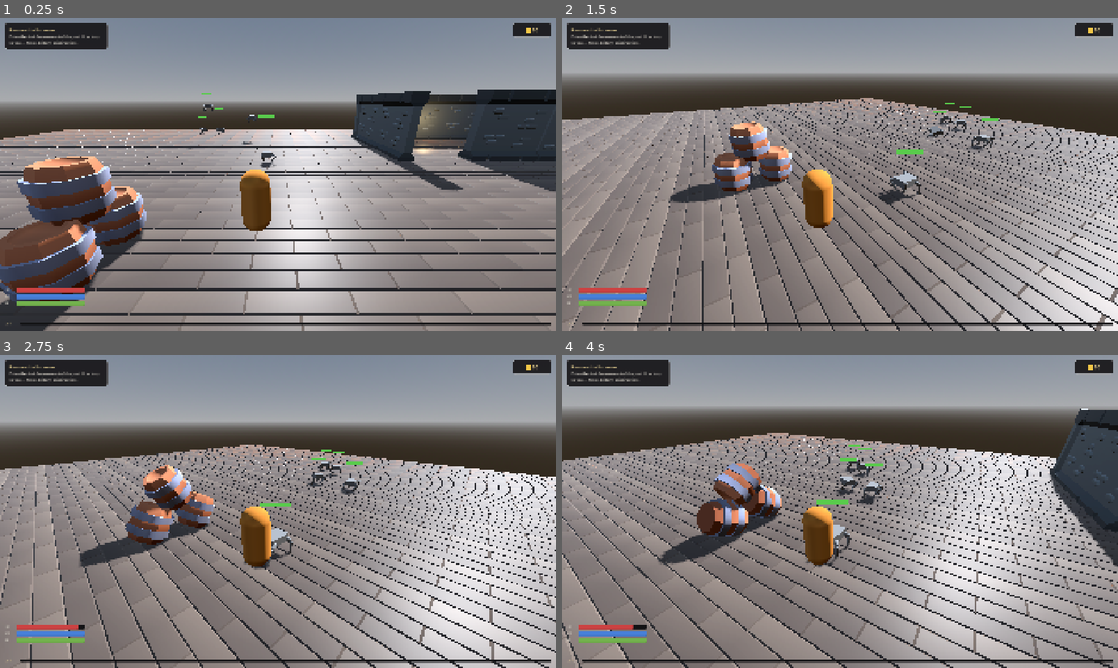
Above: before the commit, frames 1-4 (two rows, left to right).
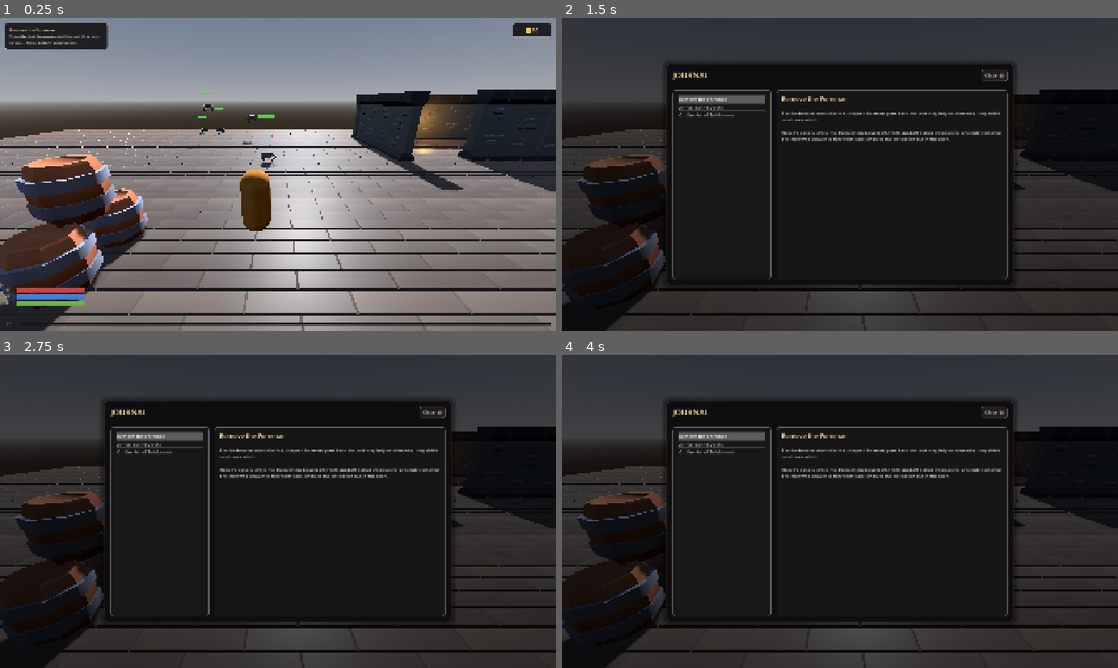
Above: after the commit, the same moments.

Repository: Uziel-8/OAI-3D-Sandbox
Game: Godot game, scene res://Scenes/level.tscn
Same seed, same stepped clock (60 frames per second), same inputs: the game is played once before the commit and once after it.
Inputs (mouse positions are in pixels of both pictures, inside the frame that each line leads up to):
- Up to frame 1 (0.25 s): no input
- Up to frame 2 (1.5 s): tap Enter (ui_accept) at 0.5, 0.77 s; move the mouse to (962, 158) at 0.52 s; hold Right (ui_right) 0.53-1.28 s; hold J (journal, bound only after the commit) 0.53-1.28 s; click (962, 158) at 0.67 s; move the mouse to (812, 174) at 1.27 s; hold Up (ui_up) from 1.28 s (still down); click (812, 174) at 1.35 s
- Up to frame 3 (2.75 s): keep holding Up (ui_up); tap Enter (ui_accept) at 1.52 s; tap J (journal, bound only after the commit) at 1.55 s; move the mouse to (289, 505) at 2.02 s; hold J (journal, bound only after the commit) from 2.03 s (still down); right-click (289, 505) at 2.1 s; click (289, 505) at 2.17 s
- Up to frame 4 (4 s): keep holding Up (ui_up); move the mouse to (834, 517) at 2.77 s; release J (journal, bound only after the commit) at 2.78 s; tap Mouse wheel down (magic_scroll_down) at 2.85 s; click (834, 517) at 2.92 s; tap Enter (ui_accept) at 3.02, 3.77 s; tap J (journal, bound only after the commit) at 3.05 s; move the mouse to (878, 514) at 3.52 s; hold J (journal, bound only after the commit) from 3.53 s (still down); tap Mouse wheel up (magic_scroll_up) at 3.6 s; click (878, 514) at 3.67 s

The runs differ from the first frame. In frame 1, 5.9% of the frame differs, in the area x 0-100%, y 27-94%; in frame 2, 93%; in frame 3, 94%, in the area x 0-100%, y 0-100%; in frame 4, 91%.

Commit message:
Claude added journal for tracking quests and such, and fixed a bug with the projectiles hitting terrain. I started on a new level and messed with some lighting stuff.

Diff:
--- a/Objects/barrel.tscn
+++ b/Objects/barrel.tscn
@@ -3,9 +3,9 @@
 [ext_resource type="PackedScene" uid="uid://b8rm8yy3l0ci0" path="res://Graphics/Pirate/barrel.glb" id="1_sfr48"]
 [ext_resource type="PackedScene" uid="uid://dvito1lehljda" path="res://Components/damage_receiver.tscn" id="2_receiver"]
 
-[sub_resource type="CapsuleShape3D" id="CapsuleShape3D_3xd07"]
+[sub_resource type="CylinderShape3D" id="CylinderShape3D_virci"]
+height = 0.6
 radius = 0.3
-height = 0.6875
 
 [node name="Barrel" type="RigidBody3D" unique_id=1793100144 groups=["grabbable"]]
 
@@ -13,7 +13,7 @@
 
 [node name="CollisionShape3D" type="CollisionShape3D" parent="." unique_id=792436158]
 transform = Transform3D(2, 0, 0, 0, 2, 0, 0, 0, 2, 0, 0.6125002, 0)
-shape = SubResource("CapsuleShape3D_3xd07")
+shape = SubResource("CylinderShape3D_virci")
 
-[node name="DamageReceiver" parent="." instance=ExtResource("2_receiver")]
+[node name="DamageReceiver" parent="." unique_id=284724693 instance=ExtResource("2_receiver")]
 max_health = 20.0
--- /dev/null
+++ b/Scenes/UI/journal_screen.tscn
@@ -0,0 +1,137 @@
+[gd_scene load_steps=4 format=3]
+
+[ext_resource type="Script" path="res://Scripts/UI/journal_screen.gd" id="1_script"]
+[ext_resource type="Theme" path="res://Scenes/UI/inventory_theme.tres" id="2_theme"]
+
+[sub_resource type="StyleBoxFlat" id="StyleBoxFlat_frame"]
+bg_color = Color(0.055, 0.05, 0.06, 0.98)
+corner_radius_top_left = 12
+corner_radius_top_right = 12
+corner_radius_bottom_right = 12
+corner_radius_bottom_left = 12
+border_width_left = 2
+border_width_top = 2
+border_width_right = 2
+border_width_bottom = 2
+border_color = Color(0.55, 0.42, 0.22, 0.6)
+content_margin_left = 22.0
+content_margin_top = 18.0
+content_margin_right = 22.0
+content_margin_bottom = 18.0
+shadow_size = 20
+shadow_color = Color(0, 0, 0, 0.5)
+
+[node name="JournalUI" type="CanvasLayer"]
+process_mode = 3
+layer = 10
+
+[node name="Screen" type="Control" parent="."]
+process_mode = 3
+theme = ExtResource("2_theme")
+anchors_preset = 15
+anchor_right = 1.0
+anchor_bottom = 1.0
+grow_horizontal = 2
+grow_vertical = 2
+script = ExtResource("1_script")
+
+[node name="Backdrop" type="ColorRect" parent="Screen"]
+layout_mode = 1
+anchors_preset = 15
+anchor_right = 1.0
+anchor_bottom = 1.0
+grow_horizontal = 2
+grow_vertical = 2
+mouse_filter = 0
+color = Color(0, 0, 0, 0.62)
+
+[node name="Center" type="CenterContainer" parent="Screen"]
+layout_mode = 1
+anchors_preset = 15
+anchor_right = 1.0
+anchor_bottom = 1.0
+grow_horizontal = 2
+grow_vertical = 2
+
+[node name="Frame" type="PanelContainer" parent="Screen/Center"]
+layout_mode = 2
+custom_minimum_size = Vector2(1200, 760)
+theme_override_styles/panel = SubResource("StyleBoxFlat_frame")
+
+[node name="Layout" type="VBoxContainer" parent="Screen/Center/Frame"]
+layout_mode = 2
+theme_override_constants/separation = 14
+
+[node name="Header" type="HBoxContainer" parent="Screen/Center/Frame/Layout"]
+layout_mode = 2
+
+[node name="Title" type="Label" parent="Screen/Center/Frame/Layout/Header"]
+layout_mode = 2
+theme_override_colors/font_color = Color(0.95, 0.86, 0.6, 1)
+theme_override_font_sizes/font_size = 28
+text = "JOURNAL"
+
+[node name="HeaderSpacer" type="Control" parent="Screen/Center/Frame/Layout/Header"]
+layout_mode = 2
+size_flags_horizontal = 3
+
+[node name="CloseButton" type="Button" parent="Screen/Center/Frame/Layout/Header"]
+unique_name_in_owner = true
+layout_mode = 2
+text = "Close  (J)"
+
+[node name="Sep1" type="HSeparator" parent="Screen/Center/Frame/Layout"]
+layout_mode = 2
+
+[node name="Body" type="HBoxContainer" parent="Screen/Center/Frame/Layout"]
+layout_mode = 2
+size_flags_vertical = 3
+theme_override_constants/separation = 20
+
+[node name="EntryListPanel" type="PanelContainer" parent="Screen/Center/Frame/Layout/Body"]
+layout_mode = 2
+custom_minimum_size = Vector2(340, 0)
+
+[node name="EntryList" type="ItemList" parent="Screen/Center/Frame/Layout/Body/EntryListPanel"]
+unique_name_in_owner = true
+layout_mode = 2
+size_flags_horizontal = 3
+size_flags_vertical = 3
+theme_override_font_sizes/font_size = 16
+auto_height = true
+
+[node name="ContentPanel" type="PanelContainer" parent="Screen/Center/Frame/Layout/Body"]
+layout_mode = 2
+size_flags_horizontal = 3
+
+[node name="ContentVBox" type="VBoxContainer" parent="Screen/Center/Frame/Layout/Body/ContentPanel"]
+layout_mode = 2
+theme_override_constants/separation = 10
+
+[node name="EntryTitle" type="Label" parent="Screen/Center/Frame/Layout/Body/ContentPanel/ContentVBox"]
+unique_name_in_owner = true
+layout_mode = 2
+theme_override_colors/font_color = Color(0.95, 0.86, 0.6, 1)
+theme_override_font_sizes/font_size = 22
+text = "Entry Title"
+
+[node name="Sep2" type="HSeparator" parent="Screen/Center/Frame/Layout/Body/ContentPanel/ContentVBox"]
+layout_mode = 2
+
+[node name="BodyScroll" type="ScrollContainer" parent="Screen/Center/Frame/Layout/Body/ContentPanel/ContentVBox"]
+layout_mode = 2
+size_flags_horizontal = 3
+size_flags_vertical = 3
+horizontal_scroll_mode = 0
+
+[node name="EntryBody" type="RichTextLabel" parent="Screen/Center/Frame/Layout/Body/ContentPanel/ContentVBox/BodyScroll"]
+unique_name_in_owner = true
+layout_mode = 2
+size_flags_horizontal = 3
+size_flags_vertical = 3
+theme_override_colors/default_color = Color(0.85, 0.83, 0.79, 1)
+theme_override_font_sizes/normal_font_size = 15
+fit_content = true
+scroll_active = false
+autowrap_mode = 3
+text = "Entry body text."
--- a/Scenes/level.tscn
+++ b/Scenes/level.tscn
@@ -1,6 +1,7 @@
 [gd_scene format=3 uid="uid://btv2ljni7v2uc"]
 
 [ext_resource type="PackedScene" uid="uid://bs72ogkvdd7d6" path="res://Scenes/brackeys-proto-controller-main/proto_controller/proto_controller.tscn" id="1_6phgx"]
+[ext_resource type="Script" uid="uid://btho6ax4rvb5j" path="res://Scripts/Environment/torch_flicker.gd" id="1_754fn"]
 [ext_resource type="PackedScene" uid="uid://bkhnqd4tdcft5" path="res://Graphics/Pirate/ship-pirate-large.glb" id="2_81xng"]
 [ext_resource type="PackedScene" uid="uid://b3mxd4md0rime" path="res://Objects/barrel.tscn" id="3_wqkje"]
 [ext_resource type="PackedScene" uid="uid://cqbheaovqsylc" path="res://Objects/wall.tscn" id="4_0f350"]
@@ -18,6 +19,7 @@
 [sub_resource type="Environment" id="Environment_vonw3"]
 background_mode = 2
 sky = SubResource("Sky_u52ul")
+ambient_light_sky_contribution = 0.5
 glow_enabled = true
 
 [node name="Level" type="Node3D" unique_id=1147942204]
@@ -38,6 +40,7 @@
 light_color = Color(0.7830384, 0.65849566, 0.4674508, 1)
 light_energy = 2.333
 omni_range = 7.0
+script = ExtResource("1_754fn")
 
 [node name="ProtoController" parent="." unique_id=1601463080 instance=ExtResource("1_6phgx")]
 
--- /dev/null
+++ b/Scenes/level_2.tscn
@@ -0,0 +1,156 @@
+[gd_scene format=3 uid="uid://7ortryb3uht1"]
+
+[ext_resource type="PackedScene" uid="uid://bs72ogkvdd7d6" path="res://Scenes/brackeys-proto-controller-main/proto_controller/proto_controller.tscn" id="1_v3rpw"]
+[ext_resource type="Script" uid="uid://btho6ax4rvb5j" path="res://Scripts/Environment/torch_flicker.gd" id="2_smnlx"]
+
+[sub_resource type="ProceduralSkyMaterial" id="ProceduralSkyMaterial_v3rpw"]
+sky_top_color = Color(0.68738997, 0.654418, 0.84101385, 1)
+sky_horizon_color = Color(0.9283531, 0.91236, 0.950009, 1)
+ground_horizon_color = Color(0.9283531, 0.91236, 0.950009, 1)
+
+[sub_resource type="Sky" id="Sky_smnlx"]
+sky_material = SubResource("ProceduralSkyMaterial_v3rpw")
+
+[sub_resource type="Environment" id="Environment_12fag"]
+background_mode = 2
+sky = SubResource("Sky_smnlx")
+ambient_light_sky_contribution = 0.1
+glow_enabled = true
+
+[node name="Level2" type="Node3D" unique_id=1549220537]
+
+[node name="WorldEnvironment" type="WorldEnvironment" parent="." unique_id=961564677]
+environment = SubResource("Environment_12fag")
+
+[node name="DirectionalLight3D" type="DirectionalLight3D" parent="." unique_id=275904808]
+transform = Transform3D(-0.8660254, -0.43301278, 0.25, 0, 0.49999997, 0.86602545, -0.50000006, 0.75, -0.43301266, 0, 0, 0)
+light_color = Color(0.7326706, 0.5353322, 0.34816834, 1)
+shadow_enabled = true
+
+[node name="Floor" type="CSGBox3D" parent="." unique_id=853777073]
+use_collision = true
+size = Vector3(61.4, 1, 78.1)
+
+[node name="ProtoController" parent="." unique_id=1601463080 instance=ExtResource("1_v3rpw")]
+transform = Transform3D(1, 0, 0, 0, 1, 0, 0, 0, 1, 18, 0.8, -22)
+
+[node name="CSGBox3D" type="CSGBox3D" parent="." unique_id=52727068]
+transform = Transform3D(0, 0, 1.0000001, 0, 1, 0, -1.0000001, 0, 0, 12.5, 5.1499996, -36.9)
+use_collision = true
+size = Vector3(1, 9.5, 33.2)
+
+[node name="CSGBox3D2" type="CSGBox3D" parent="." unique_id=2021660246]
+transform = Transform3D(1, 0, 0, 0, 1, 0, 0, 0, 1, 29.5, 5.1499996, -20.800001)
+use_collision = true
+size = Vector3(1, 9.5, 33.2)
+
+[node name="CSGBox3D9" type="CSGBox3D" parent="." unique_id=100798052]
+transform = Transform3D(1, 0, 0, 0, 1, 0, 0, 0, 1, 30, 5, 27)
+use_collision = true
+size = Vector3(1, 9.5, 23)
+
+[node name="CSGBox3D10" type="CSGBox3D" parent="." unique_id=679137586]
+transform = Transform3D(1, 0, 0, 0, 1, 0, 0, 0, 1, 12, 5, 27)
+use_collision = true
+size = Vector3(1, 9.5, 23)
+
+[node name="CSGBox3D11" type="CSGBox3D" parent="." unique_id=687460327]
+transform = Transform3D(-4.371139e-08, 0, 1, 0, 1, 0, -1, 0, -4.371139e-08, 21, 5, 38)
+use_collision = true
+size = Vector3(1, 9.5, 18)
+
+[node name="CSGBox3D13" type="CSGBox3D" parent="." unique_id=327980474]
+transform = Transform3D(-4.371139e-08, 0, 1, -1, -4.371139e-08, -4.371139e-08, 4.371139e-08, -1, 1.9106855e-15, 21, 10, 26.75)
+use_collision = true
+size = Vector3(1, 22, 18)
+
+[node name="CSGBox3D12" type="CSGBox3D" parent="." unique_id=1747100344]
+transform = Transform3D(-4.371139e-08, 0, 1, 0, 1, 0, -1, 0, -4.371139e-08, 21, 5, 16)
+use_collision = true
+size = Vector3(1, 9.5, 18)
+
+[node name="CSGBox3D" type="CSGBox3D" parent="CSGBox3D12" unique_id=949510785]
+transform = Transform3D(1, 0, 0, 0, 1, 0, 0, 0, 1, 0, -3, -1)
+operation = 2
+size = Vector3(2, 3, 3)
+
+[node name="CSGBox3D3" type="CSGBox3D" parent="." unique_id=230953929]
+transform = Transform3D(1, 0, 0, 0, 1, 0, 0, 0, 1, -3.5, 5.1499996, -29.900002)
+use_collision = true
+size = Vector3(1, 9.5, 15)
+
+[node name="CSGBox3D4" type="CSGBox3D" parent="." unique_id=676135451]
+transform = Transform3D(-4.3711395e-08, 1, -4.850992e-15, -0.86602545, -3.7855166e-08, -0.5, -0.5, -2.185569e-08, 0.86602545, 0.5, 1, -26)
+use_collision = true
+size = Vector3(1, 9.5, 9)
+
+[node name="CSGBox3D6" type="CSGBox3D" parent="." unique_id=1464727409]
+transform = Transform3D(0.5, -2.1855694e-08, -0.86602545, -0.86602545, -3.7855173e-08, -0.5, -2.1855698e-08, 1, -3.7855173e-08, 7, 5, -35)
+use_collision = true
+size = Vector3(1, 9.5, 10)
+
+[node name="CSGBox3D5" type="CSGBox3D" parent="." unique_id=970663408]
+transform = Transform3D(-4.3711392e-08, 1, -1.2150996e-15, -1.0000001, -4.371139e-08, 0, 0, 1.7763568e-15, 1.0000001, 0.5, 3, -35)
+use_collision = true
+size = Vector3(1, 9.5, 10)
+
+[node name="CSGBox3D7" type="CSGBox3D" parent="." unique_id=1850320235]
+transform = Transform3D(-4.3711392e-08, 1, -1.2150996e-15, -1.0000001, -4.371139e-08, 0, 0, 1.7763568e-15, 1.0000001, 24, 5, -32)
+use_collision = true
+size = Vector3(1, 9.5, 10)
+
+[node name="CSGBox3D8" type="CSGBox3D" parent="." unique_id=2091408392]
+transform = Transform3D(1.0000001, 3.5527137e-15, -5.2765448e-23, -3.5527137e-15, 1, -1.2150996e-15, 0, 1.7763568e-15, 1.0000001, 19, 3, -32)
+use_collision = true
+size = Vector3(1, 5, 10)
+
+[node name="OmniLight3D" type="OmniLight3D" parent="." unique_id=1319743450]
+transform = Transform3D(1, 0, 0, 0, 1, 0, 0, 0, 1, 26, 4, -34)
+light_color = Color(0.9340804, 0.9340805, 0.93408036, 1)
+script = ExtResource("2_smnlx")
+
+[node name="OmniLight3D2" type="OmniLight3D" parent="." unique_id=269104850]
+transform = Transform3D(1, 0, 0, 0, 1, 0, 0, 0, 1, 14, 2, 35)
+light_color = Color(0.9340804, 0.9340805, 0.93408036, 1)
+omni_range = 10.0
+script = ExtResource("2_smnlx")
+_base_energy = 5.0
+_base_range = 15.0
+cool_color = Color(0.6602321, 0.31833625, 0.66333616, 1)
+hot_color = Color(0.38257182, 0.49483234, 0.9689743, 1)
+
+[node name="OmniLight3D3" type="OmniLight3D" parent="." unique_id=1813582060]
+transform = Transform3D(1, 0, 0, 0, 1, 0, 0, 0, 1, 28, 2, 35)
+light_color = Color(0.9340804, 0.9340805, 0.93408036, 1)
+omni_range = 10.0
+script = ExtResource("2_smnlx")
+_base_energy = 5.0
+_base_range = 15.0
+cool_color = Color(0.6602321, 0.31833625, 0.66333616, 1)
+hot_color = Color(0.38257182, 0.49483234, 0.9689743, 1)
+
+[node name="OmniLight3D4" type="OmniLight3D" parent="." unique_id=759130079]
+transform = Transform3D(1, 0, 0, 0, 1, 0, 0, 0, 1, 28, 2, 18)
+light_color = Color(0.9340804, 0.9340805, 0.93408036, 1)
+omni_range = 10.0
+script = ExtResource("2_smnlx")
+_base_energy = 5.0
+_base_range = 15.0
+cool_color = Color(0.6602321, 0.31833625, 0.66333616, 1)
+hot_color = Color(0.38257182, 0.49483234, 0.9689743, 1)
+
+[node name="OmniLight3D5" type="OmniLight3D" parent="." unique_id=515911400]
+transform = Transform3D(1, 0, 0, 0, 1, 0, 0, 0, 1, 15, 2, 18)
+light_color = Color(0.9340804, 0.9340805, 0.93408036, 1)
+omni_range = 10.0
+script = ExtResource("2_smnlx")
+_base_energy = 5.0
+_base_range = 15.0
+cool_color = Color(0.6602321, 0.31833625, 0.66333616, 1)
+hot_color = Color(0.38257182, 0.49483234, 0.9689743, 1)
+
+[node name="SpotLight3D" type="SpotLight3D" parent="." unique_id=1500866915]
+transform = Transform3D(1, 0, 0, 0, -0.17364821, 0.9848078, 0, -0.9848078, -0.17364821, 21, 7, 25)
+light_energy = 7.0
+spot_range = 9.259
+spot_attenuation = 0.6
--- a/Scripts/Environment/torch_flicker.gd
+++ b/Scripts/Environment/torch_flicker.gd
@@ -7,6 +7,8 @@
 ## light_color at _ready() as the flame's resting values, so just tune those
 ## on the light itself and drop this script on.
 
+@export var _base_energy: float = 1.0
+@export var _base_range: float = 5.0
 @export var energy_flicker: float = 0.5
 @export var range_flicker: float = 0.3
 @export var flicker_speed: float = 1.8
@@ -18,8 +20,6 @@
 @export var cool_color: Color = Color(0.85, 0.5, 0.2)
 @export var hot_color: Color = Color(1.0, 0.78, 0.4)
 
-var _base_energy: float
-var _base_range: float
 var _noise := FastNoiseLite.new()
 var _time: float = 0.0
 var _gust_check_timer: float = 0.0
--- a/Scripts/Magic/projectile.gd
+++ b/Scripts/Magic/projectile.gd
@@ -40,7 +40,13 @@
 
 
 func _on_body_entered(body: Node3D) -> void:
-	if _spent or body.get_rid() == _exclude_rid:
+	if _spent:
+		return
+	# The caster is excluded by RID, but only CollisionObject3D bodies have
+	# get_rid(). CSG greybox geometry (use_collision on a CSGBox3D, which is a
+	# VisualInstance3D) registers a collider without being one, so guard the
+	# call -- such bodies aren't the caster anyway and should just be impacted.
+	if body.has_method("get_rid") and body.get_rid() == _exclude_rid:
 		return
 	_impact(body)
 
--- a/Scripts/UI/inventory_screen.gd
+++ b/Scripts/UI/inventory_screen.gd
@@ -59,6 +59,7 @@
 
 func _ready() -> void:
 	add_to_group("inventory_screen")
+	add_to_group("menu_screen")
 	visible = false
 	_close_button.pressed.connect(close)
 	_build_grid()
@@ -84,6 +85,7 @@
 		open()
 
 func open() -> void:
+	_close_other_menus()
 	is_open = true
 	visible = true
 	_refresh_character_stats()
@@ -104,6 +106,13 @@
 	var hud := get_tree().get_first_node_in_group("hud")
 	if hud and hud.has_method("set_hud_visible"):
 		hud.set_hud_visible(shown)
+
+## Closes any other open menu screen (journal/inventory) so only one is up at a
+## time -- otherwise closing one would unpause/recapture the mouse under another.
+func _close_other_menus() -> void:
+	for menu in get_tree().get_nodes_in_group("menu_screen"):
+		if menu != self and menu.is_open:
+			menu.close()
 
 ## Pulls the character-sheet vitals from the real sources (player DamageReceiver
 ## for health, PlayerState for mana/stamina). Called on open; values can't change
--- /dev/null
+++ b/Scripts/UI/journal_entry.gd
@@ -0,0 +1,12 @@
+class_name JournalEntry
+extends Resource
+## Data-only journal log entry: a titled block of read-only text. Added by code
+## (quests/objectives/lore pickups) via JournalScreen.add_entry(), and seeded
+## with placeholders by MockJournal until a real quest/save system exists --
+## the same data-shape role SpellDefinition/InventoryItem play for their screens.
+
+@export var title: String = "Untitled"
+@export_multiline var body: String = ""
+## Optional flavour/grouping tag (e.g. "Objective", "Lore"). Not shown by the UI
+## yet -- here so entries can be categorised/filtered later.
+@export var category: String = ""
--- /dev/null
+++ b/Scripts/UI/journal_screen.gd
@@ -0,0 +1,95 @@
+class_name JournalScreen
+extends Control
+## Read-only journal: a list of titled entries on the left, the selected entry's
+## text on the right. Registered as the `JournalUI` autoload and toggled by the
+## `journal` action (J), mirroring the inventory screen's conventions -- pause +
+## mouse release, shared theme, click-eating backdrop, process_mode ALWAYS so it
+## keeps working while it pauses the tree. Entries are seeded from MockJournal;
+## real code logs new ones at runtime via add_entry().
+
+@onready var _entry_list: ItemList = %EntryList
+@onready var _entry_title: Label = %EntryTitle
+@onready var _entry_body: RichTextLabel = %EntryBody
+@onready var _close_button: Button = %CloseButton
+
+var is_open := false
+var _entries: Array[JournalEntry] = []
+
+
+func _ready() -> void:
+	add_to_group("menu_screen")
+	visible = false
+	_close_button.pressed.connect(close)
+	_entry_list.item_selected.connect(_on_entry_selected)
+	for entry in MockJournal.starting_entries():
+		add_entry(entry)
+	if not _entries.is_empty():
+		_entry_list.select(0)
+		_show_entry(0)
+
+
+func _unhandled_input(event: InputEvent) -> void:
+	if event.is_action_pressed("journal"):
+		toggle()
+		get_viewport().set_input_as_handled()
+	elif is_open and event.is_action_pressed("ui_cancel"):
+		close()
+		get_viewport().set_input_as_handled()
+
+
+func toggle() -> void:
+	if is_open:
+		close()
+	else:
+		open()
+
+
+func open() -> void:
+	_close_other_menus()
+	is_open = true
+	visible = true
+	_set_hud_visible(false)
+	get_tree().paused = true
+	Input.mouse_mode = Input.MOUSE_MODE_VISIBLE
+
+
+func close() -> void:
+	is_open = false
+	visible = false
+	_set_hud_visible(true)
+	get_tree().paused = false
+	Input.mouse_mode = Input.MOUSE_MODE_CAPTURED
+
+
+## Appends a read-only entry and returns its index. The reusable entry point for
+## quests/objectives/lore pickups to log to the journal later.
+func add_entry(entry: JournalEntry) -> int:
+	_entries.append(entry)
+	_entry_list.add_item(entry.title)
+	return _entries.size() - 1
+
+
+func _on_entry_selected(index: int) -> void:
+	_show_entry(index)
+
+
+func _show_entry(index: int) -> void:
+	if index < 0 or index >= _entries.size():
+		return
+	var entry := _entries[index]
+	_entry_title.text = entry.title
+	_entry_body.text = entry.body
+
+
+## Closes any other open menu screen (inventory/journal) so only one is up at a
+## time -- otherwise closing one would unpause/recapture the mouse under another.
+func _close_other_menus() -> void:
+	for menu in get_tree().get_nodes_in_group("menu_screen"):
+		if menu != self and menu.is_open:
+			menu.close()
+
+
+func _set_hud_visible(shown: bool) -> void:
+	var hud := get_tree().get_first_node_in_group("hud")
+	if hud and hud.has_method("set_hud_visible"):
+		hud.set_hud_visible(shown)
--- /dev/null
+++ b/Scripts/UI/mock_journal.gd
@@ -0,0 +1,25 @@
+class_name MockJournal
+extends RefCounted
+## Placeholder journal entries so the journal screen has something to show.
+## Replace with real quest/lore/save data once that exists -- same role
+## MockItemDatabase / MockSpellbook play for their screens.
+
+static func _make(title: String, body: String, category := "") -> JournalEntry:
+	var e := JournalEntry.new()
+	e.title = title
+	e.body = body
+	e.category = category
+	return e
+
+static func starting_entries() -> Array[JournalEntry]:
+	return [
+		_make("Remove the Foreman",
+			"The dockmaster wants Karrick, the yard foreman, gone from the port — quietly or otherwise, they didn't much care which.\n\nHow it's done is left to me. He might be bought off, frightened off, talked into leaving, or simply removed. The men who answer to him won't take kindly to the last option out in the open.",
+			"Objective"),
+		_make("Arrival at the Docks",
+			"Salt, tar, and rot. The harbour district runs on cheap labour and cheaper loyalty, its warehouses stacked to the rafters with crates nobody asks about.\n\nBarrels everywhere — some full, some not. Worth remembering that a heavy thing dropped from a height asks no questions.",
+			"Lore"),
+		_make("On the Art of Telekinesis",
+			"The Force discipline is blunt but honest: what you can see, you can shove. Reach out to hold a thing at arm's length, then release to send it flying. A firm push clears a path — or a person.\n\nThe scholars insist there is subtlety to be learned. For now, there is leverage.",
+			"Lore"),
+	]
--- a/project.godot
+++ b/project.godot
@@ -21,6 +21,7 @@
 PlayerState="*res://Scripts/Player/player_state.gd"
 HUD="*res://Scenes/UI/hud.tscn"
 InventoryUI="*res://Scenes/UI/inventory_screen.tscn"
+JournalUI="*res://Scenes/UI/journal_screen.tscn"
 
 [display]
 
@@ -106,6 +107,11 @@
 "events": [Object(InputEventKey,"resource_local_to_scene":false,"resource_name":"","device":-1,"window_id":0,"alt_press …(191 unchanged characters)…
 ]
 }
+journal={
+"deadzone": 0.2,
+"events": [Object(InputEventKey,"resource_local_to_scene":false,"resource_name":"","device":-1,"window_id":0,"alt_pressed":false,"shift_pressed":false,"ctrl_pressed":false,"meta_pressed":false,"pressed":false,"keycode":0,"physical_keycode":74,"key_label":0,"unicode":106,"location":0,"echo":false,"script":null)
+]
+}
 
 [physics]
 
Not shown, added: Scripts/UI/journal_entry.gd.uid
Not shown, added: Scripts/UI/journal_screen.gd.uid
Not shown, added: Scripts/UI/mock_journal.gd.uid
Not shown, changed: CLAUDE.md
